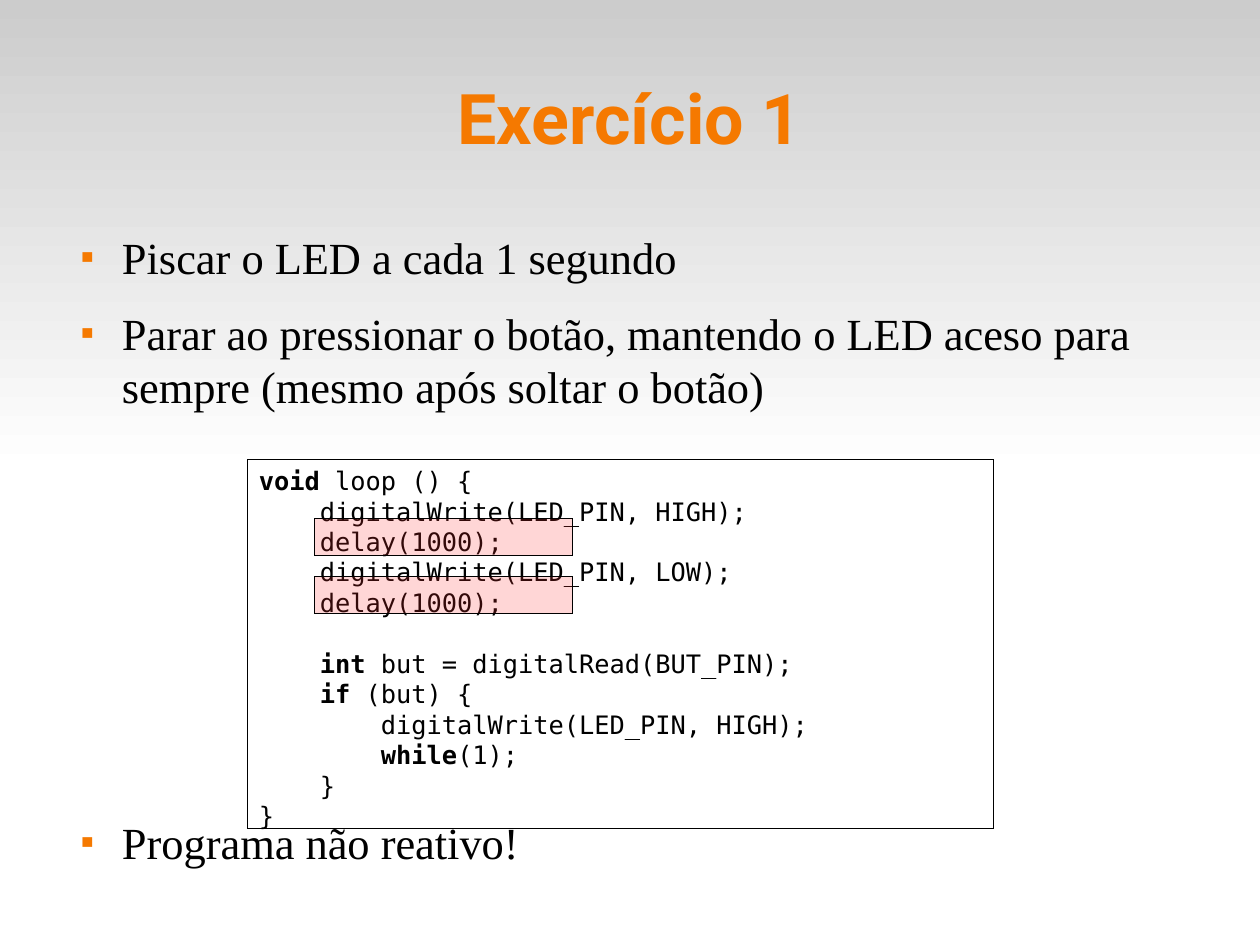
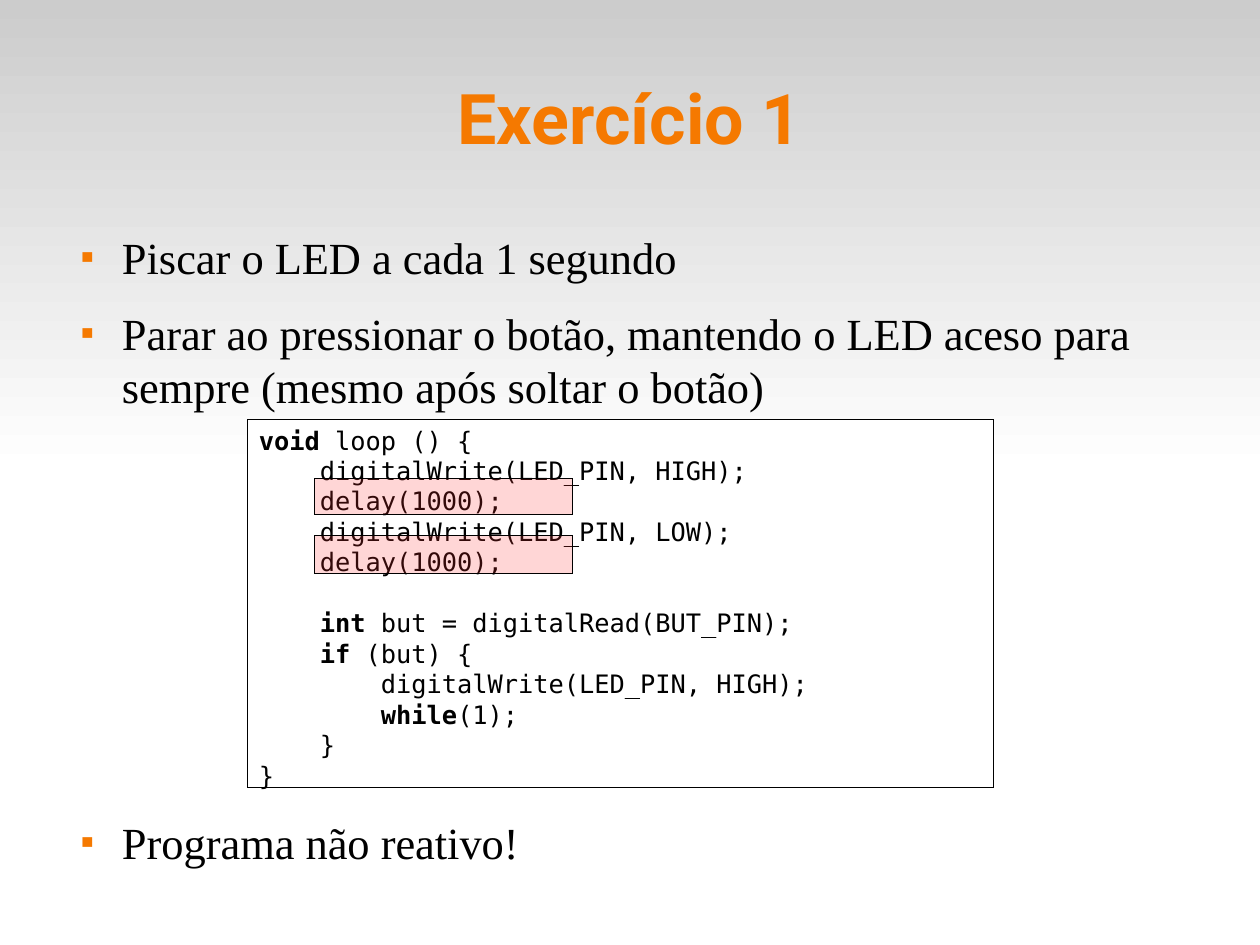
Before and after one commit to fsantanna-uerj/SE, a slide deck: slide 10 of Slides/se-01-arduino.odp. Drawn at 1260x945 pixels with LibreOffice and Linux fonts; fonts in the diff are those of the drawing. Boxes give left, top, right and bottom in pixels: in the first picture for what was removed or moved away, otherwise in the second. Text is boxed around its words. In the diff, an @@ line names an element or a change of style, - is before the commit and + after.

```diff
--- a/Slides/se-01-arduino.odp
+++ b/Slides/se-01-arduino.odp
@@ 3 rectangles moved together from (x1=248, y1=460, x2=995, y2=828) to (x1=248, y1=420, x2=995, y2=788) @@
```
Also in this commit, not shown: 8 other files.
